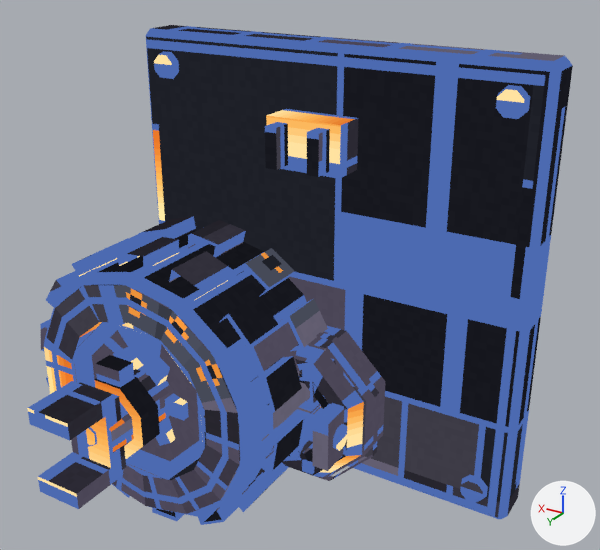
Before and after pictures for a commit that changed the glTF model art/out/marlit_wlight.glb.
Before and after are seen from a 50 mm lens placed at (-2.07, 2.47, 1.81), pointed at (-0.55, -0.05, 0.55). The axes (+X, +Y, +Z) are drawn at lower right. The lights are the same throughout. The older version comes first. Vertices at exactly the same position are counted once.

The older version as bpy lines, for what is in view:
```python
me_marlit_wlight_arm = bpy.data.meshes.new('marlit_wlight_arm')
me_marlit_wlight_arm.from_pydata(...)  # 101 vertices, 164 faces; spans x -0.18..0.18, y -0.04..0.77, z -0.185..0.23
me_marlit_wlight_arm.materials.append(mat_marlit_wlight)
me_marlit_wlight_body = bpy.data.meshes.new('marlit_wlight_body')
me_marlit_wlight_body.from_pydata(...)  # 308 vertices, 376 faces; spans x -1.38..0.38, y -0.5..0.07, z -0.48..1.38
me_marlit_wlight_body.materials.append(mat_marlit_wlight)
me_marlit_wlight_tyre = bpy.data.meshes.new('marlit_wlight_tyre')
me_marlit_wlight_tyre.from_pydata(...)  # 441 vertices, 486 faces; spans x -0.619..0.619, y -0.32..0.36, z -0.619..0.619
me_marlit_wlight_tyre.materials.append(mat_marlit_wlight)
ob_marlit_wlight_arm = bpy.data.objects.new('marlit_wlight_arm', me_marlit_wlight_arm)
ob_marlit_wlight_arm.location = (0.0, 0.0, 0.0)
ob_marlit_wlight_body = bpy.data.objects.new('marlit_wlight_body', me_marlit_wlight_body)
ob_marlit_wlight_body.location = (0.0, 0.0, 0.0)
ob_marlit_wlight_tyre = bpy.data.objects.new('marlit_wlight_tyre', me_marlit_wlight_tyre)
ob_marlit_wlight_tyre.location = (0.0, 0.0, 0.0)
```
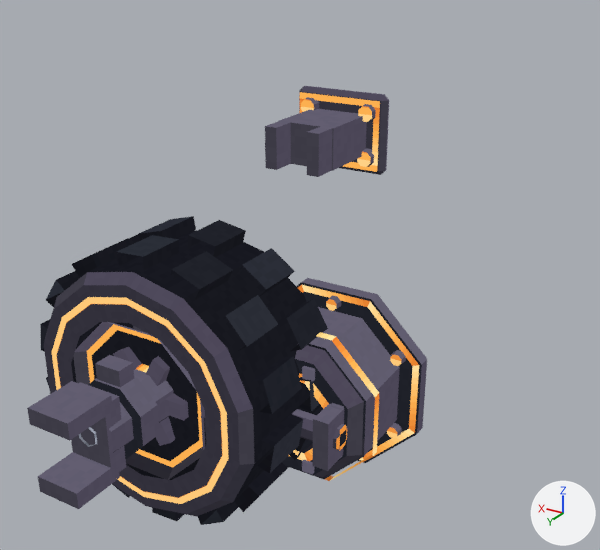
Location of each change, [x1, y1, x2, y2] in pixels of the pictures (600 x 550 px; the box of a moved part takes in the faces that stretch with it):
'marlit_wlight_body', reshaped
    before: [146, 25, 573, 520]
    after: [265, 86, 427, 481]
part 1 of me_marlit_wlight_body, moved or reshaped
    before: [460, 475, 488, 503]
    after: [326, 296, 341, 311]
part 2 of me_marlit_wlight_body, moved or reshaped
    before: [496, 85, 530, 119]
    after: [390, 350, 406, 366]
part 3 of me_marlit_wlight_body, moved or reshaped
    before: [154, 51, 179, 79]
    after: [387, 423, 402, 438]
part 4 of me_marlit_wlight_body, added
    after: [357, 149, 374, 167]
part 5 of me_marlit_wlight_body, added
    after: [358, 104, 376, 122]
part 6 of me_marlit_wlight_body, moved or reshaped
    before: [266, 109, 358, 179]
    after: [279, 109, 367, 171]
part 7 of me_marlit_wlight_body, added
    after: [299, 86, 389, 175]
part 8 of me_marlit_wlight_body, added
    after: [296, 278, 427, 463]
part 9 of me_marlit_wlight_body, added
    after: [298, 285, 419, 461]
part 10 of me_marlit_wlight_body, added
    after: [301, 97, 319, 112]
part 11 of me_marlit_wlight_body, deleted
    before: [146, 39, 545, 517]
part 12 of me_marlit_wlight_body, deleted
    before: [515, 107, 565, 484]
part 13 of me_marlit_wlight_body, deleted
    before: [185, 27, 522, 55]
part 14 of me_marlit_wlight_body, cut back
    before: [146, 25, 573, 520]
    after: [304, 307, 400, 479]
part 15 of me_marlit_wlight_body, added (orange)
    after: [300, 92, 380, 172]
part 16 of me_marlit_wlight_body, surface changed
    before: [265, 122, 385, 481]
    after: [265, 119, 400, 481]
part 17 of me_marlit_wlight_arm, surface changed
    both: [27, 355, 173, 509]
part 18 of me_marlit_wlight_tyre, surface changed
    both: [40, 216, 336, 525]

Diff of the bpy script that builds the scene:
```diff
--- a/art/out/marlit_wlight.glb.py
+++ b/art/out/marlit_wlight.glb.py
@@ me_marlit_wlight_body @@
-me_marlit_wlight_body.from_pydata(...)  # 308 vertices, 376 faces; spans x -1.38..0.38, y -0.5..0.07, z -0.48..1.38
+me_marlit_wlight_body.from_pydata(...)  # 420 vertices, 526 faces; spans x -0.92..-0.08, y -0.5..0.07, z -0.52..1.18
+# me_marlit_wlight_body part 1: the loose piece of 16 vertices spanning x -1.29..-1.18, y -0.3..-0.26, z -0.4..-0.28 is scaled about its middle by (0.545, 1, 0.545), then moved by (0.74, -0.14, 0.6)
+# me_marlit_wlight_body part 2: the loose piece of 16 vertices spanning x -1.29..-1.18, y -0.3..-0.26, z 1.18..1.29 is scaled about its middle by (0.545, 1, 0.545), then moved by (0.42, -0.14, -1.16)
+# me_marlit_wlight_body part 3: the loose piece of 16 vertices spanning x 0.19..0.29, y -0.3..-0.26, z 1.18..1.29 is scaled about its middle by (0.545, 1, 0.545), then moved by (-1.06, -0.14, -1.52)
+# me_marlit_wlight_body part 4: the loose piece of 16 vertices spanning x -1.29..-1.18, y -0.3..-0.26, z 1.18..1.29 is copied, and the copy is turned -45 degrees about the y axis through its middle and scaled by 0.67, then moved by (0.61, -0.15, -0.31); it spans x -0.67..-0.6, y -0.45..-0.41, z 0.89..0.96
+# me_marlit_wlight_body part 5: the loose piece of 16 vertices spanning x -1.29..-1.18, y -0.3..-0.26, z 1.18..1.29 is copied, and the copy is scaled about its middle by (0.636, 1, 0.636), then moved by (0.61, -0.15, -0.13); it spans x -0.67..-0.6, y -0.45..-0.41, z 1.08..1.14
+# me_marlit_wlight_body part 6: the loose piece of 8 vertices spanning x -0.66..-0.34, y -0.36..-0.16, z 0.92..1.12 is scaled about its middle by (0.75, 1.55, 0.8), then moved by (0.0, -0.08, 0.0)
+# me_marlit_wlight_body part 7: a new loose piece of 24 vertices spanning x -0.7..-0.3, y -0.5..-0.45, z 0.86..1.18, in mat_marlit_wlight
+# me_marlit_wlight_body part 8: a new loose piece of 16 vertices spanning x -0.92..-0.08, y -0.5..-0.44, z -0.52..0.32, in mat_marlit_wlight
+# me_marlit_wlight_body part 9: a new loose piece of 16 vertices spanning x -0.91..-0.09, y -0.44, z -0.51..0.31, in mat_marlit_wlight
+# me_marlit_wlight_body part 10: a new loose piece of 16 vertices spanning x -0.41..-0.34, y -0.45..-0.41, z 1.08..1.14, in mat_marlit_wlight
+# me_marlit_wlight_body part 11: the loose piece of 12 vertices spanning x -1.34..0.34, y -0.29, z -0.44..1.34 is deleted
+# me_marlit_wlight_body part 12: the loose piece of 4 vertices spanning x -1.38, y -0.42..-0.38, z -0.32..1.22 is deleted
+# me_marlit_wlight_body part 13: the loose piece of 4 vertices spanning x -1.22..0.22, y -0.42..-0.38, z 1.38 is deleted
+# me_marlit_wlight_body part 14: 8 vertices moved from x -0.82..-0.18, y -0.3, z -0.42..0.22 to x -0.82..-0.18, y -0.44, z -0.42..0.22; 28 vertices removed from x -1.38..0.38, y -0.5..-0.3, z -0.48..1.38
+# me_marlit_wlight_body part 15: 12 vertices added at x -0.68..-0.32, y -0.44, z 0.88..1.16
+# me_marlit_wlight_body part 16: 212 kept faces spanning x -0.85..-0.16, y -0.44..0.07, z -0.44..1.1 get new texture (UV) coordinates
+# other edits to the shape of me_marlit_wlight_body do not show in these pictures
 me_marlit_wlight_body.materials.append(mat_marlit_wlight)
@@ me_marlit_wlight_arm @@
 me_marlit_wlight_arm.from_pydata(...)  # 101 vertices, 164 faces; spans x -0.18..0.18, y -0.04..0.77, z -0.185..0.23
+# me_marlit_wlight_arm part 17: texture (UV) coordinates of 164 of 164 faces, centred in x -0.167..0.167, y -0.04..0.77, z -0.185..0.23, changed; they spanned u 0.0..0.99, v 0.68..1.0 and now span u 0.0..1.0, v 0.75..1.0
 me_marlit_wlight_arm.materials.append(mat_marlit_wlight)
@@ me_marlit_wlight_tyre @@
 me_marlit_wlight_tyre.from_pydata(...)  # 441 vertices, 486 faces; spans x -0.619..0.619, y -0.32..0.36, z -0.619..0.619
+# me_marlit_wlight_tyre part 18: texture (UV) coordinates of 486 of 486 faces, centred in x -0.616..0.616, y -0.32..0.36, z -0.616..0.616, changed; they spanned u 0.0..0.99, v 0.59..1.0 and now span u 0.0..0.99, v 0.69..1.0
 me_marlit_wlight_tyre.materials.append(mat_marlit_wlight)
```
